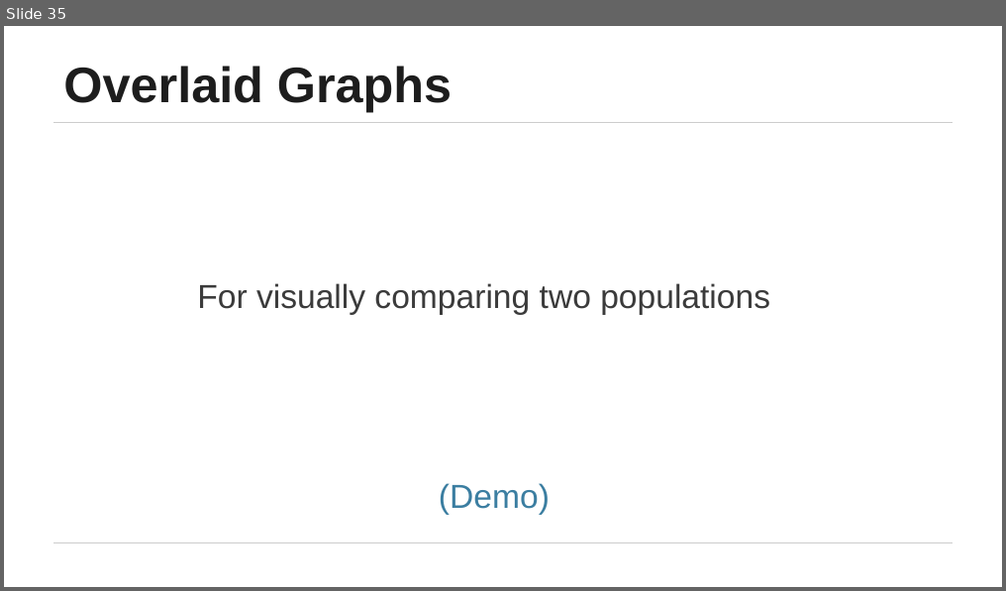
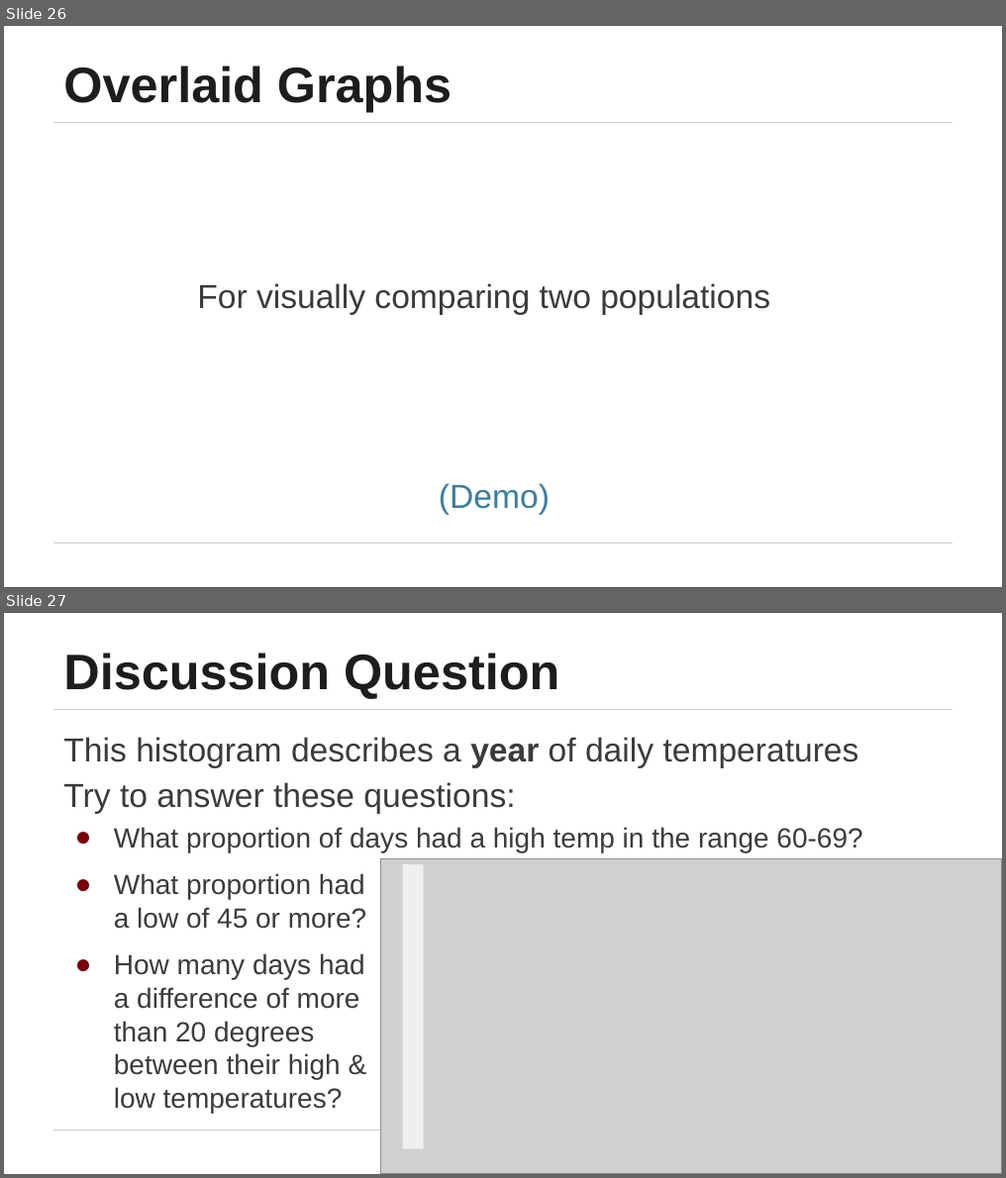
Before and after one commit to stat108ds/current-CS108, a slide deck: modules/module 3/module 3.pptx. Shown one above the other, each under a label of ours: slide 35 before the commit, slides 26 and 27 after it. The pictures are 1006x591 and 1006x1178 pixels, drawn with LibreOffice and Linux fonts; fonts in the diff are those of the drawing; grey boxes stand for pictures. Boxes give left, top, right and bottom in pixels: in the first picture for what was removed or moved away, otherwise in the second. Text is boxed around its words. In the diff, an @@ line names an element or a change of style, - is before the commit and + after.

```diff
--- a/modules/module 3/module 3.pptx
+++ b/modules/module 3/module 3.pptx
@@ slide 27 added at box(4, 613, 1002, 1174), background #FFFFFF; not listed: 2 template elements that a slide beside it also shows @@
@@ title added at box(63, 653, 559, 698), 36 pt, text #1E1E1E, bold @@
+Discussion Question
@@ text added at box(63, 737, 862, 1113), 20 pt, text #3B3B3B @@
+This histogram describes a year of daily temperatures
+Try to answer these questions:
+● What proportion of days had a high temp in the range 60-69?
+● What proportion had
+  a low of 45 or more?
+● How many days had
+  a difference of more
+  than 20 degrees
+  between their high &
+  low temperatures?
@@ picture added at box(380, 859, 1002, 1173) @@
@@ rectangle added at box(402, 864, 423, 1149), fill #EFEFEF @@
@@ what was slide 35 is now slide 26 @@
```
Also in this commit, not shown: 1 other slide added, 10 slides removed, 6 other files.
